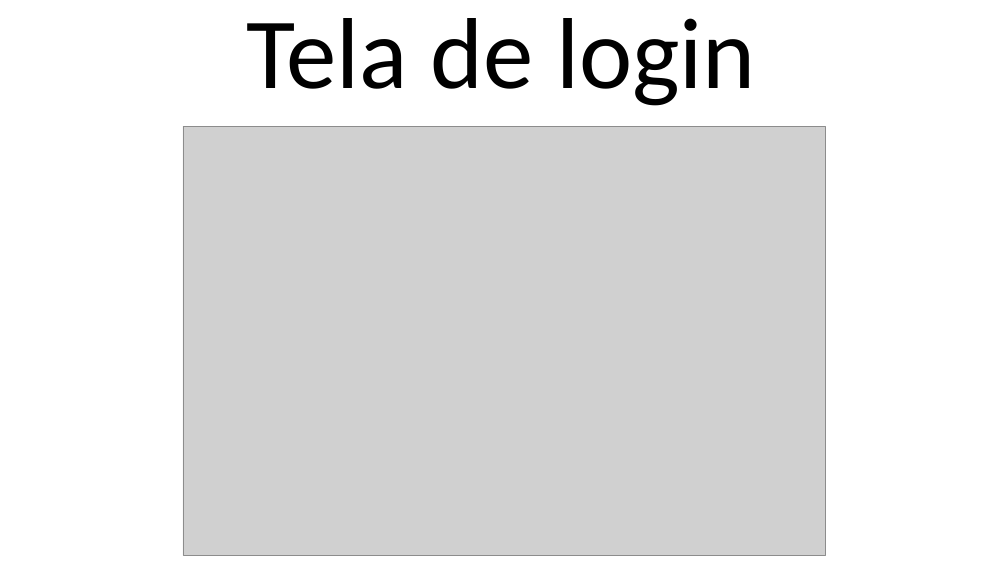
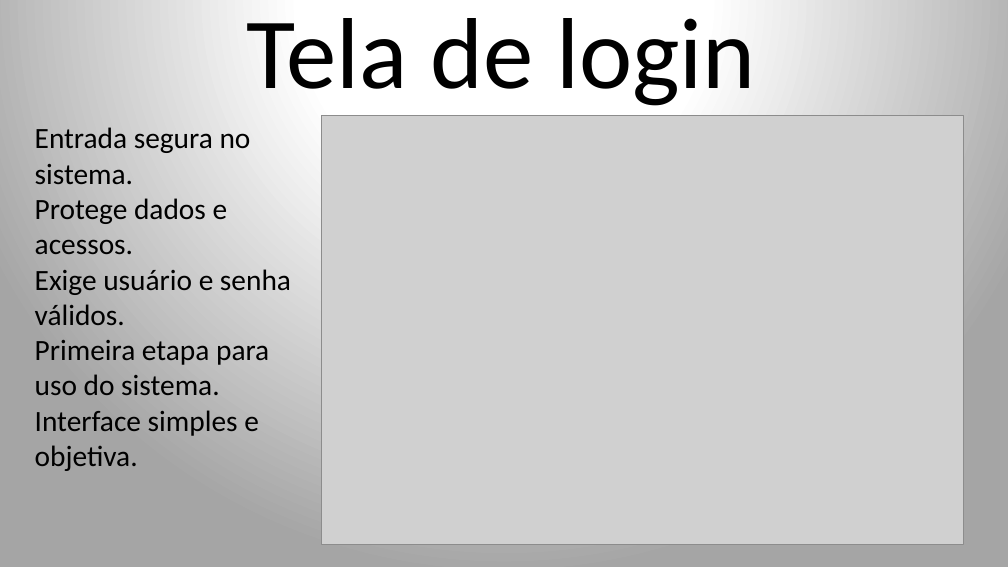
Before and after one commit to NapoleaoJunior/projeto_integrador_mobilidade, a slide deck: slide 7 of apresentacao final/Projeto integrador (Atualizado).pptx. Drawn at 1008x567 pixels with LibreOffice and Linux fonts; fonts in the diff are those of the drawing; grey boxes stand for pictures. Boxes give left, top, right and bottom in pixels: in the first picture for what was removed or moved away, otherwise in the second. Text is boxed around its words. In the diff, an @@ line names an element or a change of style, - is before the commit and + after.

```diff
--- a/apresentacao final/Projeto integrador (Atualizado).pptx
+++ b/apresentacao final/Projeto integrador (Atualizado).pptx
@@ background #FFFFFF to gradient #FFFFFF to #A5A5A5 @@
@@ picture: place and size @@
-picture at [183,126,825,556]
+picture at [321,116,963,545]
@@ text added at [35,127,291,471], 28 pt, text #000000 @@
+Entrada segura no sistema.
+Protege dados e acessos.
+Exige usuário e senha válidos.
+Primeira etapa para uso do sistema.
+Interface simples e objetiva.
```
Also in this commit, not shown: 19 other slides changed, 3 slides added, 3 slides removed.
